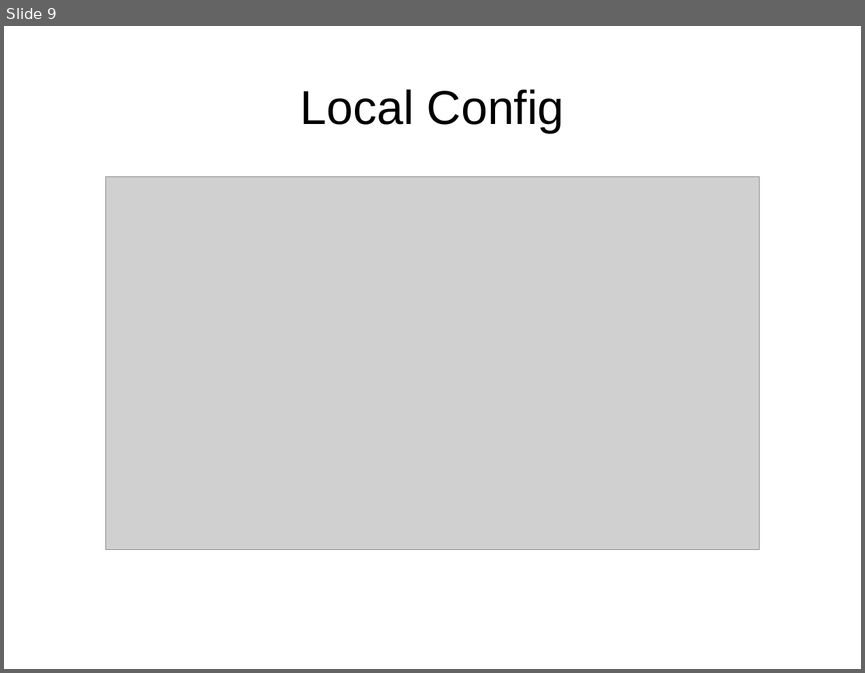
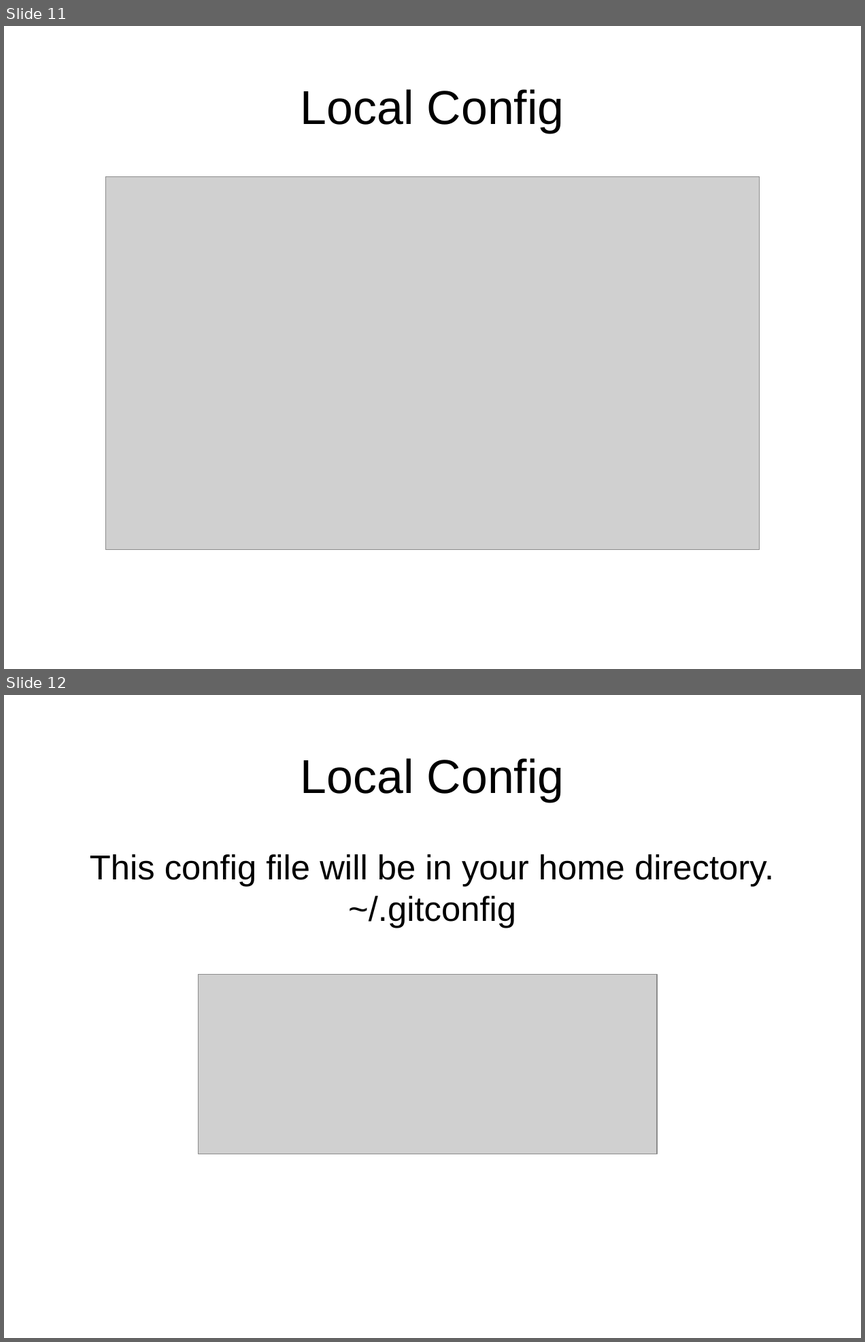
Before and after one commit to CochiseLinuxUsersGroup/Presentations, a slide deck: Git_Primer/Git_Primer.odp. Shown one above the other, each under a label of ours: slide 9 before the commit, slides 11 and 12 after it. The pictures are 865x673 and 865x1342 pixels, drawn with LibreOffice and Linux fonts; fonts in the diff are those of the drawing; grey boxes stand for pictures. Boxes give left, top, right and bottom in pixels: in the first picture for what was removed or moved away, otherwise in the second. Text is boxed around its words. In the diff, an @@ line names an element or a change of style, - is before the commit and + after.

```diff
--- a/Git_Primer/Git_Primer.odp
+++ b/Git_Primer/Git_Primer.odp
@@ slide 12 added at [4,695,861,1338], background #FFFFFF @@
@@ title added at [300,758,564,802], 44 pt, text #000000 @@
+Local Config
@@ subtitle added at [90,854,774,928], 32 pt, text #000000 @@
+This config file will be in your home directory.
+~/.gitconfig
@@ picture added at [198,974,657,1154] @@
@@ what was slide 9 is now slide 11 @@
```
Also in this commit, not shown: 2 slides changed, 4 other slides added, 1 slide removed.
